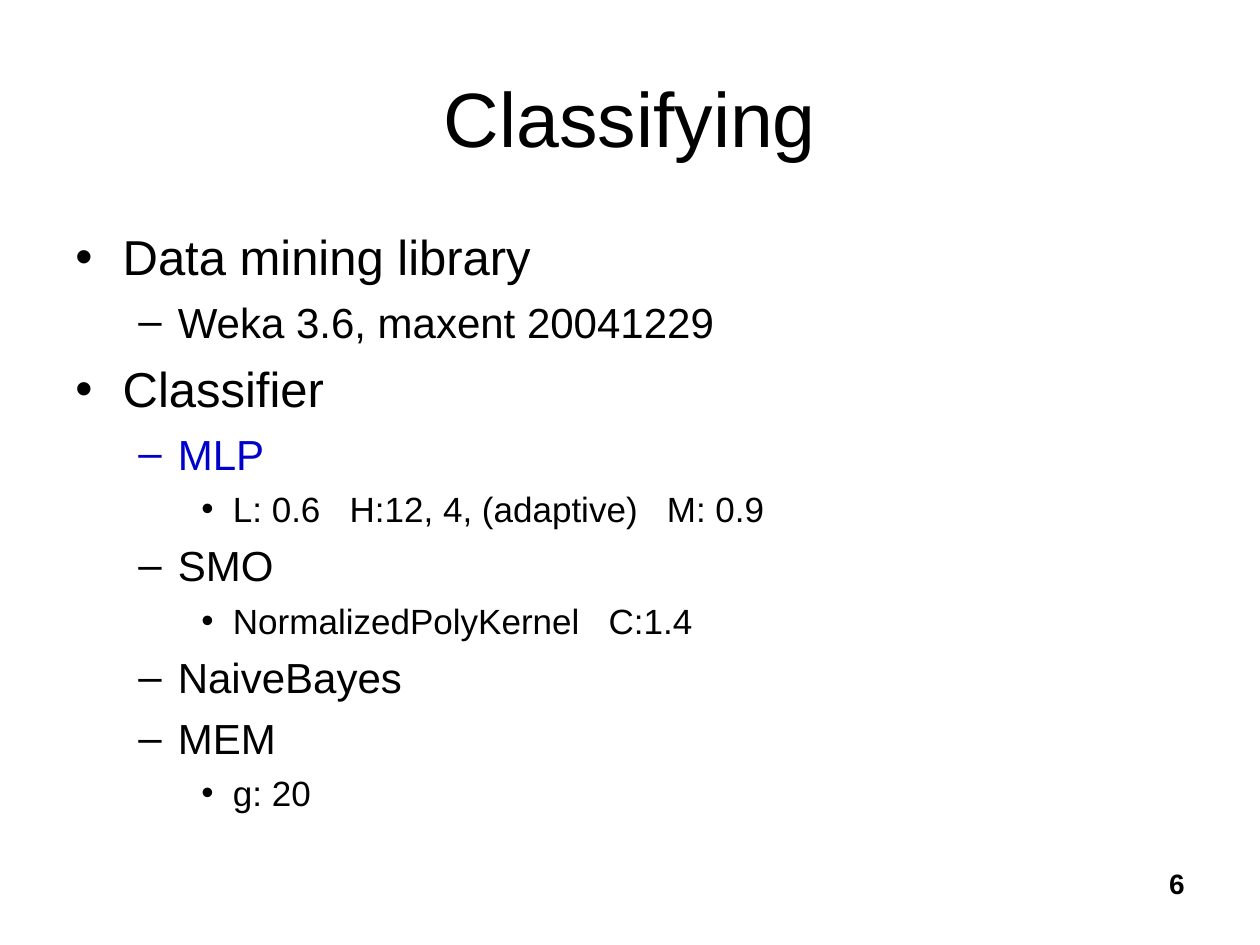
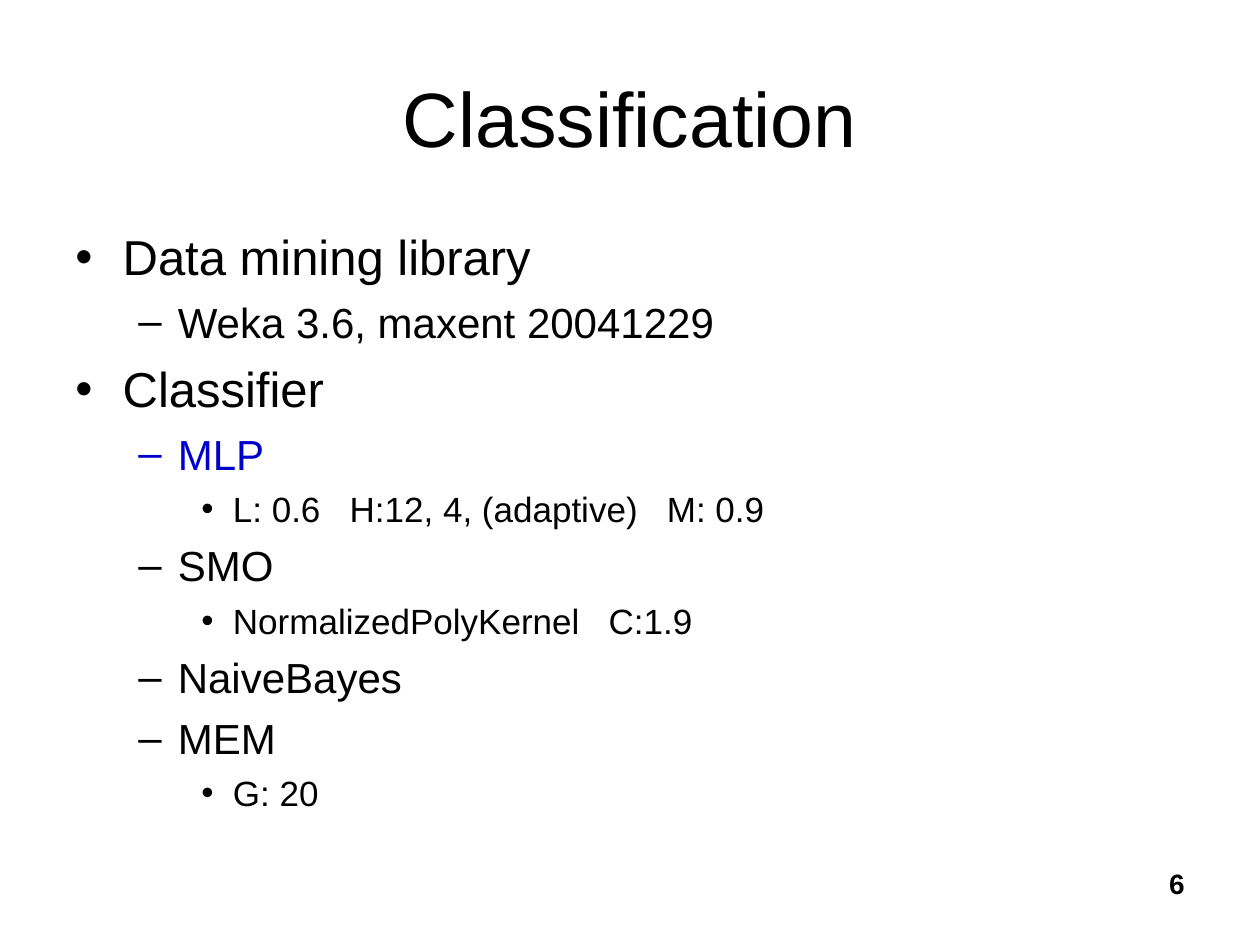
Before and after one commit to tallshort/nlpcourse, a slide deck: slide 6 of reports/NLP Project 1.ppt. Drawn at 1260x945 pixels with LibreOffice and Linux fonts; fonts in the diff are those of the drawing. Boxes give left, top, right and bottom in pixels: in the first picture for what was removed or moved away, otherwise in the second. Text is boxed around its words. In the diff, an @@ line names an element or a change of style, - is before the commit and + after.

```diff
--- a/reports/NLP Project 1.ppt
+++ b/reports/NLP Project 1.ppt
@@ title at box(403, 91, 856, 148): text changed @@
-Classifying
+Classification
@@ text at box(233, 608, 693, 640): text changed @@
-    • NormalizedPolyKernel C:1.4
+    • NormalizedPolyKernel C:1.9
@@ text at box(233, 781, 319, 807): text changed @@
-    • g: 20
+    • G: 20
```
Also in this commit, not shown: 10 other slides changed, 1 slide removed.
